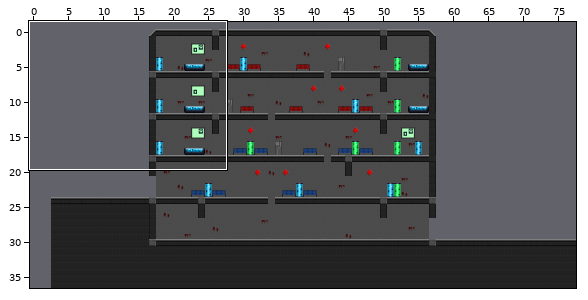
Two states of a Tiled map, resources/tilemap/zona_hospital.tmx. Above, an overview of the earlier version with the close-up marked.
Close-up. Before the commit:
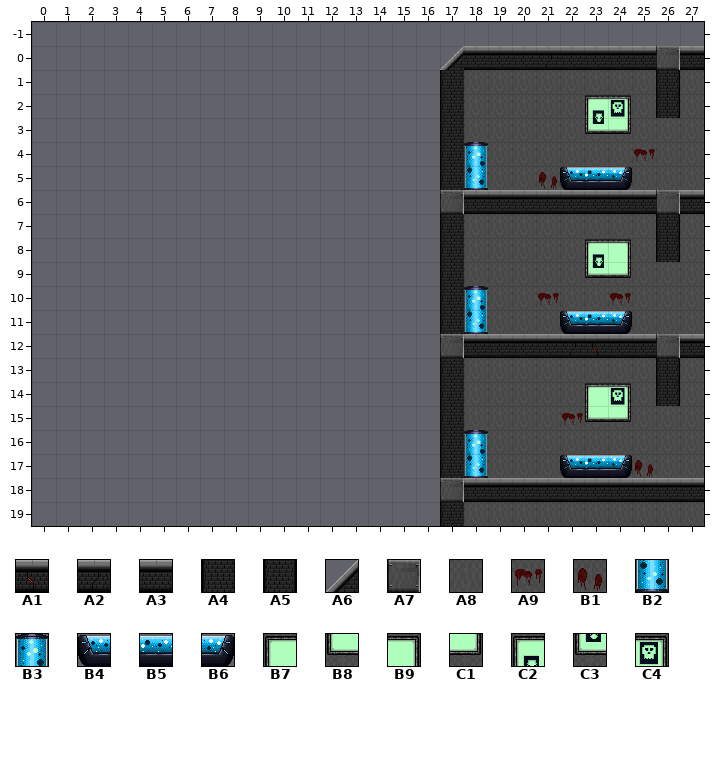
Cells are 32x32 px. Shown: x 0..27, y -1..19. The commit also changed other parts of the map, which this record leaves out. The old version is drawn lined up with the new one.
Key: from "template_tileset": A1 0, A2 2, A3 4, A4 13, A5 15, A6 16, A7 18, A8 27, A9 28, B1 29, B2 62, B3 63, B4 77, B5 78, B6 84, B7 87, B8 88, B9 89, C1 90, C2 96, C3 97, C4 98.
__ is an empty cell, ## one hidden under a higher layer.
Layer "Background" before, first column x 0:
-1 __ __ __ __ __ __ __ __ __ __ __ __ __ __ __ __ __ __ __ __ __ __ __ __ __ __ __ __
 0 __ __ __ __ __ __ __ __ __ __ __ __ __ __ __ __ __ __ __ __ __ __ __ __ __ __ __ __
 1 __ __ __ __ __ __ __ __ __ __ __ __ __ __ __ __ __ __ A8 A8 A8 A8 A8 A8 A8 A8 ## A8
 2 __ __ __ __ __ __ __ __ __ __ __ __ __ __ __ __ __ __ A8 A8 A8 A8 A8 ## ## A8 ## A8
 3 __ __ __ __ __ __ __ __ __ __ __ __ __ __ __ __ __ __ A8 A8 A8 A8 A8 ## ## A8 A8 A8
 4 __ __ __ __ __ __ __ __ __ __ __ __ __ __ __ __ __ __ A8 A8 A8 A8 A8 A8 A8 A9 A8 A8
 5 __ __ __ __ __ __ __ __ __ __ __ __ __ __ __ __ __ __ ## A8 A8 B1 A8 A8 A8 A8 A8 A8
 6 __ __ __ __ __ __ __ __ __ __ __ __ __ __ __ __ __ __ ## ## ## ## ## ## ## ## ## ##
 7 __ __ __ __ __ __ __ __ __ __ __ __ __ __ __ __ __ __ A8 A8 A8 A8 A8 A8 A8 A8 ## A8
 8 __ __ __ __ __ __ __ __ __ __ __ __ __ __ __ __ __ __ A8 A8 A8 A8 A8 ## ## A8 ## A8
 9 __ __ __ __ __ __ __ __ __ __ __ __ __ __ __ __ __ __ A8 A8 A8 A8 A8 ## ## A8 A8 A8
10 __ __ __ __ __ __ __ __ __ __ __ __ __ __ __ __ __ __ A8 A8 A8 A9 A8 A8 A9 A8 A8 A8
11 __ __ __ __ __ __ __ __ __ __ __ __ __ __ __ __ __ __ ## A8 A8 A8 A8 A8 A8 A8 A8 A8
12 __ __ __ __ __ __ __ __ __ __ __ __ __ __ __ __ __ __ ## ## ## ## ## ## ## ## ## ##
13 __ __ __ __ __ __ __ __ __ __ __ __ __ __ __ __ __ __ A8 A8 A8 A8 A8 A8 A8 A8 ## A8
14 __ __ __ __ __ __ __ __ __ __ __ __ __ __ __ __ __ __ A8 A8 A8 A8 A8 ## ## A8 ## A8
15 __ __ __ __ __ __ __ __ __ __ __ __ __ __ __ __ __ __ A8 A8 A8 A8 A9 ## ## A8 A8 A8
16 __ __ __ __ __ __ __ __ __ __ __ __ __ __ __ __ __ __ A8 A8 A8 A8 A8 A8 A8 A8 A8 A8
17 __ __ __ __ __ __ __ __ __ __ __ __ __ __ __ __ __ __ ## A8 A8 A8 A8 A8 A8 B1 A8 A8
18 __ __ __ __ __ __ __ __ __ __ __ __ __ __ __ __ __ __ ## ## ## ## ## ## ## ## ## ##
19 __ __ __ __ __ __ __ __ __ __ __ __ __ __ __ __ __ __ A8 A8 A8 A8 A8 A8 A8 A8 A8 A8
Layer "Decoration" before, first column x 15:
-1 __ __ __ __ __ __ __ __ __ __ __ __ __
 0 __ __ __ __ __ __ __ __ __ __ __ __ __
 1 __ __ __ __ __ __ __ __ __ __ __ __ __
 2 __ __ __ __ __ __ __ __ C2 C4 __ __ __
 3 __ __ __ __ __ __ __ __ C3 C1 __ __ __
 4 __ __ __ B3 __ __ __ __ __ __ __ __ __
 5 __ __ __ B2 __ __ __ B4 B5 B6 __ __ __
 6 __ __ __ __ __ __ __ __ __ __ __ __ __
 7 __ __ __ __ __ __ __ __ __ __ __ __ __
 8 __ __ __ __ __ __ __ __ C2 B9 __ __ __
 9 __ __ __ __ __ __ __ __ C3 C1 __ __ __
10 __ __ __ B3 __ __ __ __ __ __ __ __ __
11 __ __ __ B2 __ __ __ B4 B5 B6 __ __ __
12 __ __ __ __ __ __ __ __ __ __ __ __ __
13 __ __ __ __ __ __ __ __ __ __ __ __ __
14 __ __ __ __ __ __ __ __ B7 C4 __ __ __
15 __ __ __ __ __ __ __ __ B8 C1 __ __ __
16 __ __ __ B3 __ __ __ __ __ __ __ __ __
17 __ __ __ B2 __ __ __ B4 B5 B6 __ __ __
18 __ __ __ __ __ __ __ __ __ __ __ __ __
19 __ __ __ __ __ __ __ __ __ __ __ __ __
Layer "Walls" before, first column x 0:
-1 __ __ __ __ __ __ __ __ __ __ __ __ __ __ __ __ __ __ __ __ __ __ __ __ __ __ __ __
 0 __ __ __ __ __ __ __ __ __ __ __ __ __ __ __ __ __ A6 A3 A3 A3 A2 A3 A3 A3 A3 A7 A3
 1 __ __ __ __ __ __ __ __ __ __ __ __ __ __ __ __ __ A4 __ __ __ __ __ __ __ __ A5 __
 2 __ __ __ __ __ __ __ __ __ __ __ __ __ __ __ __ __ A4 __ __ __ __ __ __ __ __ A5 __
 3 __ __ __ __ __ __ __ __ __ __ __ __ __ __ __ __ __ A4 __ __ __ __ __ __ __ __ __ __
 4 __ __ __ __ __ __ __ __ __ __ __ __ __ __ __ __ __ A4 __ __ __ __ __ __ __ __ __ __
 5 __ __ __ __ __ __ __ __ __ __ __ __ __ __ __ __ __ A4 __ __ __ __ __ __ __ __ __ __
 6 __ __ __ __ __ __ __ __ __ __ __ __ __ __ __ __ __ A7 A3 A3 A3 A3 A3 A3 A3 A3 A7 A3
 7 __ __ __ __ __ __ __ __ __ __ __ __ __ __ __ __ __ A4 __ __ __ __ __ __ __ __ A5 __
 8 __ __ __ __ __ __ __ __ __ __ __ __ __ __ __ __ __ A4 __ __ __ __ __ __ __ __ A5 __
 9 __ __ __ __ __ __ __ __ __ __ __ __ __ __ __ __ __ A4 __ __ __ __ __ __ __ __ __ __
10 __ __ __ __ __ __ __ __ __ __ __ __ __ __ __ __ __ A4 __ __ __ __ __ __ __ __ __ __
11 __ __ __ __ __ __ __ __ __ __ __ __ __ __ __ __ __ A4 __ __ __ __ __ __ __ __ __ __
12 __ __ __ __ __ __ __ __ __ __ __ __ __ __ __ __ __ A7 A3 A3 A3 A3 A2 A1 A3 A3 A7 A3
13 __ __ __ __ __ __ __ __ __ __ __ __ __ __ __ __ __ A4 __ __ __ __ __ __ __ __ A5 __
14 __ __ __ __ __ __ __ __ __ __ __ __ __ __ __ __ __ A4 __ __ __ __ __ __ __ __ A5 __
15 __ __ __ __ __ __ __ __ __ __ __ __ __ __ __ __ __ A4 __ __ __ __ __ __ __ __ __ __
16 __ __ __ __ __ __ __ __ __ __ __ __ __ __ __ __ __ A4 __ __ __ __ __ __ __ __ __ __
17 __ __ __ __ __ __ __ __ __ __ __ __ __ __ __ __ __ A4 __ __ __ __ __ __ __ __ __ __
18 __ __ __ __ __ __ __ __ __ __ __ __ __ __ __ __ __ A7 A3 A3 A3 A3 A3 A3 A3 A3 A3 A3
19 __ __ __ __ __ __ __ __ __ __ __ __ __ __ __ __ __ A4 __ __ __ __ __ __ __ __ __ __
The same view after the edit:
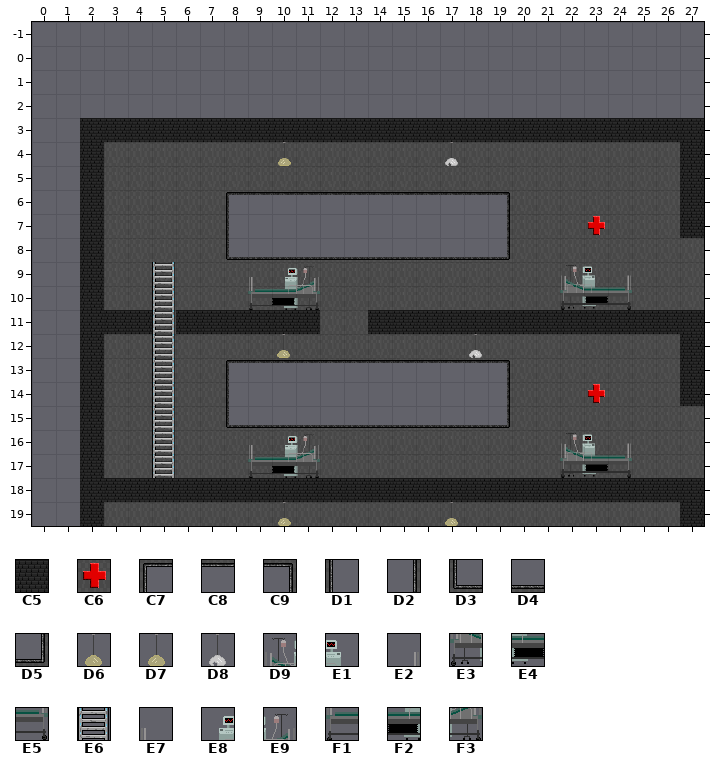
Further tiles: from "template_tileset": C5 5, C6 54, C7 67, C8 68, C9 69, D1 79, D2 81, D3 91, D4 92, D5 93, D6 127, D7 128, D8 139, D9 151, E1 152, E2 153, E3 163, E4 164, E5 165, E6 172, E7 175, E8 176, E9 177, F1 187, F2 188, F3 189.
Tiles of an added or newly shown layer are drawn over the layers below it.
Change:
map size 75x50 -> 75x40 cells (old content now starts at 3,-13; both pictures use the new coordinates)
Layer "Background":
y 1: x 18..27 A8 A8 A8 A8 A8 A8 A8 A8 ## A8 -> __ __ __ __ __ __ __ __ __ __
y 2: x 18..27 A8 A8 A8 A8 A8 ## ## A8 ## A8 -> __ __ __ __ __ __ __ __ __ __
y 3: x 18..22 A8 A8 A8 A8 A8 -> __ __ __ __ __; x 25..27 A8 A8 A8 -> __ __ __
y 4: x 3..17 __ __ __ __ __ __ __ __ __ __ __ __ __ __ __ -> A8 A8 A8 A8 A8 A8 A8 A8 A8 A8 A8 A8 A8 A8 A8; x 25 A9 -> A8; x 27 A8 -> __
y 5: x 3..17 __ __ __ __ __ __ __ __ __ __ __ __ __ __ __ -> A8 A8 A8 A8 A8 A8 A8 A8 A8 A8 A8 A8 A8 A8 A8; x 21 B1 -> A8; x 27 A8 -> __
y 6: x 3..19 __ __ __ __ __ __ __ __ __ __ __ __ __ __ __ ## ## -> A8 A8 A8 A8 A8 C7 C8 C8 C8 C8 C8 C8 C8 C8 C8 C8 C9
y 7: x 3..8 __ __ __ __ __ __ -> A8 A8 A8 A8 A8 D1; x 18..19 A8 A8 -> __ D2; x 27 A8 -> __
y 8: x 3..19 __ __ __ __ __ __ __ __ __ __ __ __ __ __ __ A8 A8 -> A8 A8 A8 A8 A8 D3 D4 D4 D4 D4 D4 D4 D4 D4 D4 D4 D5
y 9: x 3..17 __ __ __ __ __ __ __ __ __ __ __ __ __ __ __ -> A8 A8 A8 A8 A8 A8 A8 A8 A8 A8 A8 A8 A8 A8 A8
y 10: x 3..17 __ __ __ __ __ __ __ __ __ __ __ __ __ __ __ -> A8 A8 A8 A8 A8 A8 A8 A8 A8 A8 A8 A8 A8 A8 A8; x 21 A9 -> A8; x 24 A9 -> A8
y 11: x 5 __ -> A8; x 12..13 __ __ -> A8 A8; x 19..27 A8 A8 A8 A8 A8 A8 A8 A8 A8 -> __ __ __ __ __ __ __ __ __
y 12: x 3..17 __ __ __ __ __ __ __ __ __ __ __ __ __ __ __ -> A8 A8 A8 A8 A8 A8 A8 A8 A8 A8 A8 A8 A8 A8 A8
y 13: x 3..19 __ __ __ __ __ __ __ __ __ __ __ __ __ __ __ A8 A8 -> A8 A8 A8 A8 A8 C7 C8 C8 C8 C8 C8 C8 C8 C8 C8 C8 C9; x 27 A8 -> __
y 14: x 3..8 __ __ __ __ __ __ -> A8 A8 A8 A8 A8 D1; x 18..19 A8 A8 -> __ D2; x 27 A8 -> __
y 15: x 3..19 __ __ __ __ __ __ __ __ __ __ __ __ __ __ __ A8 A8 -> A8 A8 A8 A8 A8 D3 D4 D4 D4 D4 D4 D4 D4 D4 D4 D4 D5; x 22 A9 -> A8
y 16: x 3..17 __ __ __ __ __ __ __ __ __ __ __ __ __ __ __ -> A8 A8 A8 A8 A8 A8 A8 A8 A8 A8 A8 A8 A8 A8 A8
y 17: x 3..17 __ __ __ __ __ __ __ __ __ __ __ __ __ __ __ -> A8 A8 A8 A8 A8 A8 A8 A8 A8 A8 A8 A8 A8 A8 A8; x 25 B1 -> A8
y 19: x 3..17 __ __ __ __ __ __ __ __ __ __ __ __ __ __ __ -> A8 A8 A8 A8 A8 A8 A8 A8 A8 A8 A8 A8 A8 A8 A8; x 27 A8 -> __
Layer "Decoration" (removed):
y 2: x 23..24 C2 C4 -> __ __
y 3: x 23..24 C3 C1 -> __ __
y 4: x 18 B3 -> __
y 5: x 18 B2 -> __; x 22..24 B4 B5 B6 -> __ __ __
y 8: x 23..24 C2 B9 -> __ __
y 9: x 23..24 C3 C1 -> __ __
y 10: x 18 B3 -> __
y 11: x 18 B2 -> __; x 22..24 B4 B5 B6 -> __ __ __
y 14: x 23..24 B7 C4 -> __ __
y 15: x 23..24 B8 C1 -> __ __
y 16: x 18 B3 -> __
y 17: x 18 B2 -> __; x 22..24 B4 B5 B6 -> __ __ __
Layer "Walls":
y 0: x 17..27 A6 A3 A3 A3 A2 A3 A3 A3 A3 A7 A3 -> __ __ __ __ __ __ __ __ __ __ __
y 1..2: x 17 A4 -> __; x 26 A5 -> __
y 3: x 2..27 __ __ __ __ __ __ __ __ __ __ __ __ __ __ __ A4 __ __ __ __ __ __ __ __ __ __ -> C5 C5 C5 C5 C5 C5 C5 C5 C5 C5 C5 C5 C5 C5 C5 C5 C5 C5 C5 C5 C5 C5 C5 C5 C5 C5
y 4..5: x 2 __ -> C5; x 17 A4 -> __; x 27 __ -> C5
y 6: x 2 __ -> C5; x 17..27 A7 A3 A3 A3 A3 A3 A3 A3 A3 A7 A3 -> __ __ __ __ __ __ __ __ __ __ C5
y 7: x 2 __ -> C5; x 17 A4 -> __; x 26..27 A5 __ -> __ C5
y 8: x 2 __ -> C5; x 17 A4 -> __; x 26 A5 -> __
y 9..10: x 2 __ -> C5; x 5 __ -> E6; x 17 A4 -> __
y 11: x 2..11 __ __ __ __ __ __ __ __ __ __ -> C5 C5 C5 E6 C5 C5 C5 C5 C5 C5; x 14..27 __ __ __ A4 __ __ __ __ __ __ __ __ __ __ -> C5 C5 C5 C5 C5 C5 C5 C5 C5 C5 C5 C5 C5 C5
y 12: x 2 __ -> C5; x 5 __ -> E6; x 17..27 A7 A3 A3 A3 A3 A2 A1 A3 A3 A7 A3 -> __ __ __ __ __ __ __ __ __ __ C5
y 13..14: x 2 __ -> C5; x 5 __ -> E6; x 17 A4 -> __; x 26..27 A5 __ -> __ C5
y 15..17: x 2 __ -> C5; x 5 __ -> E6; x 17 A4 -> __
y 18: x 2..27 __ __ __ __ __ __ __ __ __ __ __ __ __ __ __ A7 A3 A3 A3 A3 A3 A3 A3 A3 A3 A3 -> C5 C5 C5 C5 C5 C5 C5 C5 C5 C5 C5 C5 C5 C5 C5 C5 C5 C5 C5 C5 C5 C5 C5 C5 C5 C5
y 19: x 2 __ -> C5; x 17 A4 -> __; x 27 __ -> C5
Layer "Elements" (added):
y 4: x 10 __ -> D7; x 17 __ -> D8
y 7: x 23 __ -> C6
y 9: x 9..11 __ __ __ -> E7 E8 E9; x 22..24 __ __ __ -> D9 E1 E2
y 10: x 9..11 __ __ __ -> F1 F2 F3; x 22..24 __ __ __ -> E3 E4 E5
y 12: x 10 __ -> D6; x 18 __ -> D8
y 14: x 23 __ -> C6
y 16: x 9..11 __ __ __ -> E7 E8 E9; x 22..24 __ __ __ -> D9 E1 E2
y 17: x 9..11 __ __ __ -> F1 F2 F3; x 22..24 __ __ __ -> E3 E4 E5
y 19: x 10 __ -> D7; x 17 __ -> D6
